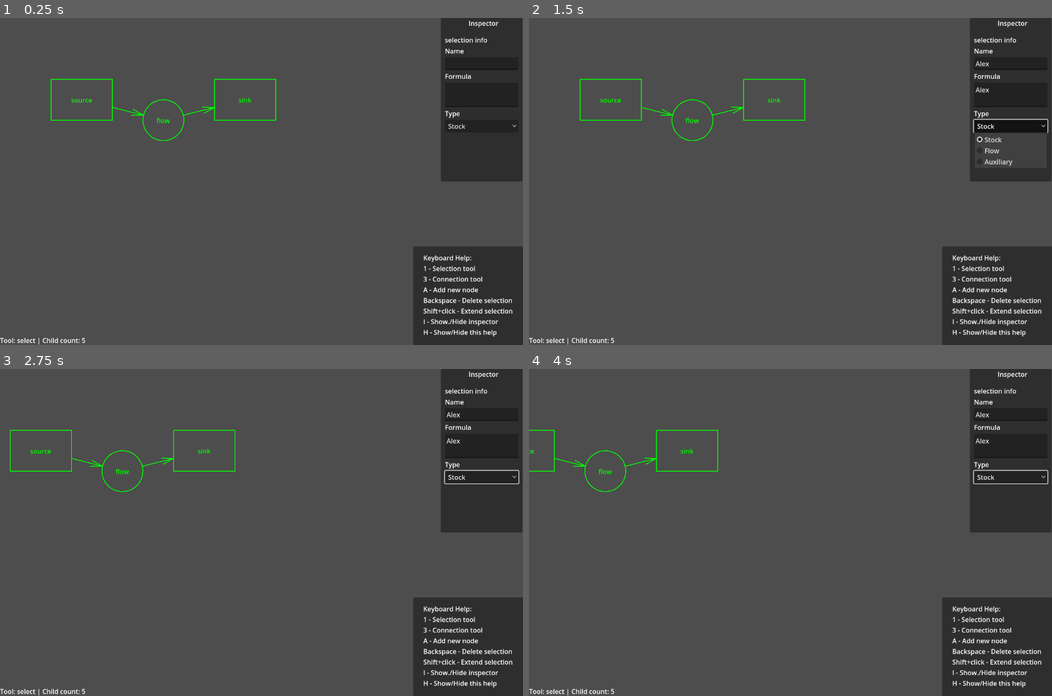
Above: before the commit, frames 1-4 (two rows, left to right).
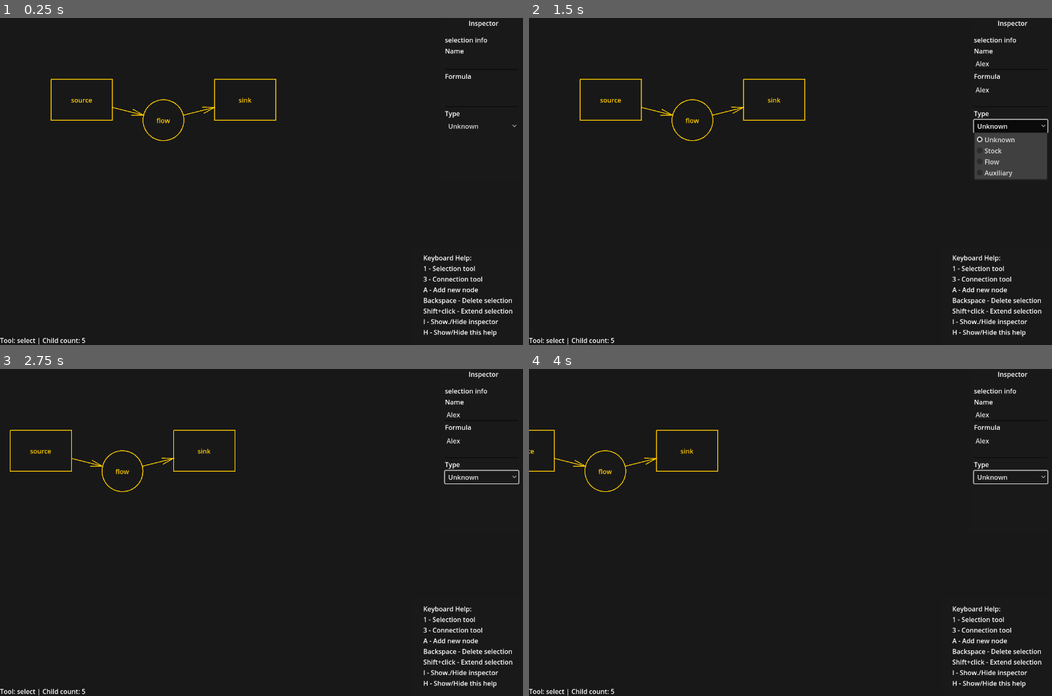
Above: after the commit, the same moments.

Repository: radomirbosak/poietic-playground
Game: Godot game, scene res://main.tscn
Two runs of this game, one before a commit and one after it. Both use one fixed random seed, a clock stepped at 60 frames per second and the inputs below.
Inputs (mouse positions are in pixels of both pictures, inside the frame that each line leads up to):
- Up to frame 1 (0.25 s): no input
- Up to frame 2 (1.5 s): click (1010, 63) at 0.52 s; type "Alex" at 0.6 s; click (1010, 96) at 0.75 s; type "Alex" at 0.83 s; click "Stock" (after the commit: "Unknown") at 1.25 s
- Up to frame 3 (2.75 s): tap Enter at 2 s; move the mouse to (376, 516) at 2.02 s; hold Right (pan-right) from 2.03 s (still down); hold A (add-node) from 2.03 s (still down); click (376, 516) at 2.17 s; tap R (run, bound only after the commit) at 2.3 s
- Up to frame 4 (4 s): release Right (pan-right) at 2.75 s; release A (add-node) at 2.75 s; drag from (685, 548) to (764, 597) at 2.77 s; tap Space at 3.5 s; move the mouse to (842, 460) at 3.52 s; hold Right (pan-right) from 3.53 s (still down); hold A (add-node) from 3.53 s (still down); click (842, 460) at 3.67 s; tap R (run, bound only after the commit) at 3.8 s

The runs differ from the first frame. In frame 1, 86% of the frame differs, in the area x 0-100%, y 0-100%; in frame 2, 86%; in frame 3, 86%; in frame 4, 86%.

Commit message:
Clean-up with unsucessful physics sketch
- Tried sketching physics for nodes, reverted back but kept useful changes.

Diff:
--- /dev/null
+++ b/diagram/circle2d.gd
@@ -0,0 +1,9 @@
+class_name Circle2D extends Node2D
+
+var center := Vector2()
+var radius := 0.0
+var color := Color()
+var width := 2
+
+func _draw() -> void:
+	draw_circle(center, radius, color, false, width)
--- a/diagram/diagram_canvas.gd
+++ b/diagram/diagram_canvas.gd
@@ -1,4 +1,8 @@
 class_name DiagramCanvas extends Node2D
+
+const default_pictogram_color = Color(1.0,0.8,0)
+const default_label_color = Color(1.0,0.8,0)
+const default_selection_color: Color = Color.WHITE
 
 signal selection_changed(selection: Selection)
 
@@ -18,6 +22,7 @@
 
 func _ready():
 	selection.selection_changed.connect(_on_selection_changed)
+
 func _exit_tree():
 	pass
 
@@ -74,19 +79,14 @@
 			children.append(conn)
 	return children
 
-func move_diagram_node(node: DiagramNode, new_position: Vector2):
-	node.position = new_position
-	for connection in get_connections(node):
-		connection.update_shape()
-
 var counter: int = 0
 
 func create_node(type_name: String, new_position: Vector2, label: String) -> DiagramNode:
 	var node: DiagramNode = DiagramNode.new()
-	node.type_name = type_name
 	counter += 1
 	node.name = "diagram_node" + str(counter)
-	node.set_position(new_position)
+	node.type_name = type_name
+	node.position = new_position
 	node.label = label
 	nodes.append(node)
 	add_child(node)
@@ -105,17 +105,26 @@
 
 # Selection
 # ----------------------------------------------------------------
-
-func move_selection(delta: Vector2):
+func begin_drag_selection(mouse_position: Vector2):
 	for node in selection.objects:
 		if node is DiagramNode:
-			var new_position = node.position + delta
-			move_diagram_node(node, new_position)
+			node.is_dragged = true
+
+func drag_selection(move_delta: Vector2):
+	for node in selection.objects:
+		if node is DiagramNode:
+			node.position += move_delta
 		elif node is DiagramConnection:
 			# For now, do nothing (and let the reader of the source know)
 			pass
 		else:
-			push_error("Trying to move invalid node: ", node)
+			push_error("Trying to drag invalid node: ", node)
+
+func finish_drag_selection(final_position: Vector2) -> void:
+	for node in selection.objects:
+		if node is DiagramNode:
+			node.is_dragged = false
+			# node.position = final_position
 
 func delete_selection():
 	for object in selection.objects:
--- a/diagram/diagram_connection.gd
+++ b/diagram/diagram_connection.gd
@@ -1,79 +1,58 @@
 class_name DiagramConnection extends Node2D
 
-const default_line_color = Color.GREEN
-
+# DampedSpringJoint2D
 # Diagram Properties
 var origin: DiagramNode
 var target: Node2D
+var arrow_origin: Vector2 = Vector2()
+var arrow_target: Vector2 = Vector2()
+var previous_origin_pos: Vector2
+var previous_target_pos: Vector2
 
-# Children and Shapes
-var line: Line2D
-var arrow_head: Line2D
-var arrow_tail: Line2D
+# Physics
+# var joint: DampedSpringJoint2D
 
 # Select Tool
 var touchable_outline: PackedVector2Array = []
 var is_selected: bool = false
-var selection_highlight: Node2D = null
 
-# Debug
-var debug_outline_shape: Shape2D
-var debug_outline: Polygon2D
-
-func _ready():
-	line = Line2D.new()
-	line.name = "line"
-	line.default_color = default_line_color
-	line.width = 2.0
-	add_child(line)
-
-	arrow_head = Line2D.new()
-	arrow_head.width = 2.0
-	arrow_head.default_color = default_line_color
-	add_child(arrow_head)
-
-	arrow_tail = Line2D.new()
-	arrow_tail.width = 2.0
-	arrow_tail.default_color = default_line_color
-	add_child(arrow_tail)
-
-	debug_outline = Polygon2D.new()
-	debug_outline.color = Color.RED
-	debug_outline.z_index = -100
-	# add_child(debug_outline)
-
-	selection_highlight = Line2D.new()
-	selection_highlight.width = 2.0
-	add_child(selection_highlight)
-
+func _process(_delta: float) -> void:
+	var new_origin_pos = to_local(origin.global_position)
+	var new_target_pos = to_local(target.global_position)
+	if new_origin_pos != previous_origin_pos or new_target_pos != previous_target_pos:
+		previous_origin_pos = new_origin_pos
+		previous_target_pos = new_target_pos
+		update_arrow()
 
 @warning_ignore("shadowed_variable")
 func set_connection(origin: DiagramNode, target: Node2D):
 	self.origin = origin
 	self.target = target
-	update_shape()
+	# TODO: Physics
+	# if joint == null:
+		#joint = DampedSpringJoint2D.new()
+		#add_child(joint)
+	#if joint != null:
+		#joint.node_a = joint.get_path_to(origin)
+		#joint.node_b = joint.get_path_to(target)
+	update_arrow()
 
 @warning_ignore("shadowed_variable")
 func set_target(target: DiagramNode):
 	self.target = target
-	update_shape()
+	update_arrow()
 
-func update_shape():
+func _draw() -> void:
+	draw_arrow()
+
+func update_arrow():
 	if origin == null or target == null:
 		push_warning("Updating connector shape without origin or target")
 		return
-	line.clear_points()
-
-	var origin_center = to_global(origin.position)
-	var target_center = to_global(target.position)
-
-	var origin_trans = origin.global_transform
-	var target_trans = target.global_transform
+	var origin_center = origin.global_position
+	var target_center = target.global_position
 
 	var origin_inter = ShapeCreator.intersect_line_with_shape(origin_center, target_center, origin.shape, origin.global_transform)
-
-	var arrow_origin: Vector2
-	var arrow_target: Vector2
 
 	if len(origin_inter) >= 1:
 		arrow_origin = to_local(origin_inter[0])
@@ -89,44 +68,29 @@
 	else:
 		arrow_target = to_local(target_center)
 
-	line.add_point(arrow_origin)
-	line.add_point(arrow_target)
+	var polygons = Geometry2D.offset_polyline([arrow_origin, arrow_target], 10, Geometry2D.JOIN_ROUND, Geometry2D.END_ROUND)
+	if len(polygons) >= 1:
+		touchable_outline = polygons[0]
+	else:
+		touchable_outline = []
 
-	var head = ShapeCreator.arrow_points(arrow_origin, arrow_target, ShapeCreator.ArrowHeadType.STICK, 30)
-	arrow_head.clear_points()
-	if len(head) > 0:
-		for point in head:
-			arrow_head.add_point(point)
-		arrow_head.show()
-	else:
-		arrow_head.hide()
+	queue_redraw()
 
-	# Debug Outline
-	#
-	var polygons = Geometry2D.offset_polyline(line.points, 10, Geometry2D.JOIN_ROUND, Geometry2D.END_ROUND)
-	if len(polygons) >= 1:
-		debug_outline.set_polygon(polygons[0])
-		touchable_outline = polygons[0]
+func draw_arrow():
+	draw_line(arrow_origin, arrow_target, DiagramCanvas.default_pictogram_color, 2.0)
 
-	update_highlight()
+	var head_points = ShapeCreator.arrow_points(arrow_origin, arrow_target, ShapeCreator.ArrowHeadType.STICK, 30)
+	if len(head_points) > 0:
+		draw_polyline(head_points, DiagramCanvas.default_pictogram_color, 2.0)
 
-func update_highlight():
 	if is_selected:
-		selection_highlight.clear_points()
-
-		var polygons = Geometry2D.offset_polyline(line.points, 10, Geometry2D.JOIN_ROUND, Geometry2D.END_ROUND)
+		var polygons = Geometry2D.offset_polyline([arrow_origin, arrow_target], 10, Geometry2D.JOIN_ROUND, Geometry2D.END_ROUND)
 		if len(polygons) >= 1:
-			for point in polygons[0]:
-				selection_highlight.add_point(point)
-			self.add_child(selection_highlight)
-		selection_highlight.default_color = Selection.default_selection_color
-		selection_highlight.show()
-	else:
-		selection_highlight.hide()
+			draw_polyline(polygons[0], DiagramCanvas.default_selection_color, 2.0)
 
 func set_selected(flag: bool):
 	self.is_selected = flag
-	update_highlight()
+	queue_redraw()
 
 func contains_point(point: Vector2):
 	var local = to_local(point)
--- a/diagram/diagram_node.gd
+++ b/diagram/diagram_node.gd
@@ -1,19 +1,23 @@
 class_name DiagramNode extends Node2D
+# Physics: extends RigidBody2D
 
-const default_pictogram_color = Color.GREEN
 const default_radius = 50
 const highlight_padding = 5
 
-var type_name: String = "unknown":
-	get:
-		return type_name
+# Node Components (Children)
+var pictogram: Node2D
+var shape: Shape2D
+var label_text: Label
+
+# TODO: Physics
+var collision: CollisionShape2D = CollisionShape2D.new()
+
+@export var type_name: String = "unknown":
 	set(value):
 		type_name = value
 		update_children()
 
-var label: String = "(node)":
-	get:
-		return label
+@export var label: String = "(node)":
 	set(value):
 		label = value
 		update_children()
@@ -21,56 +25,68 @@
 # Select Tool
 var touchable_outline: PackedVector2Array = []
 var is_selected: bool = false:
-	get:
-		return is_selected
 	set(value):
 		is_selected = value
 		update_highlight()
 
+var is_dragged: bool = false
 var selection_highlight: Node2D = null
-
-var pictogram: Node2D
-
-var label_text: Label # = $Label
-var shape: Shape2D
-
-class Circle2D:
-	extends Node2D
-	var center := Vector2()
-	var radius := 0.0
-	var color := Color()
-
-	func _draw() -> void:
-		draw_circle(center, radius, color, false, 2)
+var target_position: Vector2 = Vector2():
+	set(value):
+		# TODO: Remove this for Physics
+		self.position = target_position
 
 func _init():
+	# TODO: Physics
+	# lock_rotation = true
+	# gravity_scale = 0.0
+	# mass = 1.0
+	# linear_damp = 4.0
+
 	shape = CircleShape2D.new()
 	shape.radius = default_radius
 
-	selection_highlight = Circle2D.new()
-	selection_highlight.radius = default_radius + 10
-	selection_highlight.color = Selection.default_selection_color
+	selection_highlight = Node2D.new()
 	selection_highlight.hide()
 
 # Called when the node enters the scene tree for the first time.
 func _ready():
-	add_child(selection_highlight)
+	# add_child(collision)
 	update_children()
+
+
+var last_position: Vector2 = Vector2()
+var is_moved: bool
+
+func _process(_delta):
+	if position != last_position:
+		last_position = position
+		is_moved = true
+
+func set_moved():
+	is_moved = false
+
+var force_strength = 1000
+
+func _physics_process(delta: float) -> void:
+	pass
+	# TODO: Physics
+	#if is_dragged:
+		#if freeze:
+			#global_position = target_position
+		#else:
+			#var direction = (target_position - global_position)
+			#apply_central_force(direction*10)
 
 func bounding_circle_radius() -> float:
 	return shape.radius
 
-func update_children():
-	if pictogram == null:
-		pictogram = Circle2D.new()
-		pictogram.radius = default_radius
-		pictogram.color = default_pictogram_color
-		add_child(pictogram)
+func update_children() -> void:
 	update_pictogram()
 	if label_text == null:
 		label_text = Label.new()
 		self.add_child(label_text)
-		label_text.add_theme_color_override("font_color", Color.GREEN)
+		label_text.add_theme_color_override("font_color", DiagramCanvas.default_label_color)
 
 	if label == null:
 		label_text.text = ""
@@ -92,14 +108,14 @@
 				path.add_point(point)
 			pictogram = path
 			path.width = 2
-			path.default_color = default_pictogram_color
+			path.default_color = DiagramCanvas.default_pictogram_color
 			shape = RectangleShape2D.new()
 			shape.size = Vector2(default_radius*3, default_radius*2)
 			add_child(pictogram)
 		"flow":
 			pictogram = Circle2D.new()
 			pictogram.radius = default_radius
-			pictogram.color = default_pictogram_color
+			pictogram.color = DiagramCanvas.default_pictogram_color
 			shape = CircleShape2D.new()
 			shape.radius = default_radius
 			add_child(pictogram)
@@ -110,6 +126,7 @@
 			shape = CircleShape2D.new()
 			shape.radius = default_radius
 			add_child(pictogram)
+	# collision.shape = shape
 
 func bounding_radius():
 	if shape is RectangleShape2D:
@@ -130,13 +147,13 @@
 		for point in ShapeCreator.rectangle_to_polygon(shape.get_rect().grow(highlight_padding)):
 			hlight.add_point(point)
 		hlight.width = 2
-		hlight.default_color = Selection.default_selection_color
+		hlight.default_color = DiagramCanvas.default_selection_color
 		add_child(hlight)
 		selection_highlight = hlight
 	elif shape is CircleShape2D:
 		var hlight = Circle2D.new()
 		hlight.radius = shape.radius + highlight_padding
-		hlight.color = Selection.default_selection_color
+		hlight.color = DiagramCanvas.default_selection_color
 		add_child(hlight)
 		selection_highlight = hlight
 	else:
@@ -162,12 +179,5 @@
 	var touch_shape: Shape2D = CircleShape2D.new()
 	touch_shape.radius = 10
 	var collision_trans = self.transform.translated(local_point)
+
 	return shape.collide(self.transform, touch_shape, collision_trans)
-
-	if shape is RectangleShape2D:
-		return shape.get_rect().has_point(local_point)
-	elif shape is CircleShape2D:
-		return local_point.distance_to(Vector2.ZERO) <= shape.radius
-	else:
-		push_error("Shapes other than rect or circle are not supported")
-		return false
--- a/diagram/selection.gd
+++ b/diagram/selection.gd
@@ -1,6 +1,4 @@
 class_name Selection extends Object
-
-const default_selection_color: Color = Color.YELLOW
 
 signal selection_changed(selection: Selection)
 
--- a/diagram/shape_creator.gd
+++ b/diagram/shape_creator.gd
@@ -18,6 +18,7 @@
 			var right = line_vector.rotated(-angle).normalized() * length
 			return [head - left, head, head - right]
 		_:
+			push_warning("Unknown arrowhead type: ", type)
 			return []
 
 static func intersect_line_with_shape(point_a: Vector2, point_b: Vector2, shape: Shape2D, shape_transform: Transform2D = Transform2D()) -> PackedVector2Array:
@@ -31,7 +32,6 @@
 
 static func intersect_line_with_rect(point_a: Vector2, point_b: Vector2, rect: Rect2, transform: Transform2D) -> PackedVector2Array:
 	var result:Array[Vector2] = []
-	# var corners: PackedVector2Array = rectangle_to_polygon(rect) * transform
 	var corners: PackedVector2Array = transform * rectangle_to_polygon(rect)
 	var popo = Geometry2D.clip_polyline_with_polygon([point_a, point_b], corners)
 	if len(popo) >= 1:
--- a/inspector/inspector_panel.gd
+++ b/inspector/inspector_panel.gd
@@ -4,6 +4,14 @@
 
 var canvas: DiagramCanvas
 var selection: Selection
+
+func get_type_id(type_name: String):
+	match type_name:
+		"stock": return 1
+		"flow": return 2
+		"auxiliary": return 3
+		_: return 0
+
 
 func _ready():
 	update_known_types()
@@ -12,34 +20,38 @@
 	self.selection = new_selection
 
 	print("Selection changed: ", selection.count(), " nodes selected")
-	var values = selection.get_distinct_values("label")
 
-	if len(values) == 0:
+	var distinct_label = selection.get_distinct_values("label")
+
+	if len(distinct_label) == 0:
 		%NameField.text = ""
-	elif len(values) == 1:
-		%NameField.text = str(values[0])
+	elif len(distinct_label) == 1:
+		%NameField.text = str(distinct_label[0])
 	else:
 		%NameField.text = "(multiple)"
+
+	var distinct_type = selection.get_distinct_values("type_name")
+
+	if len(distinct_type) == 0:
+		%TypeButton.select(%TypeButton.get_item_index(0))
+	elif len(distinct_type) == 1:
+		var type_name = distinct_type[0]
+		var id = get_type_id(type_name)
+		%TypeButton.select(%TypeButton.get_item_index(id))
+		%NameField.text = str(distinct_label[0])
+	else:
+		%TypeButton.select(%TypeButton.get_item_index(0))
+
 
 	pass # Replace with function body.
 
 func update_known_types():
 	%TypeButton.clear()
+	%TypeButton.add_item("Unknown", 0)
 	%TypeButton.add_item("Stock", 1)
-	%TypeButton.add_item("Flow", 1)
-	%TypeButton.add_item("Auxiliary", 1)
-
-func get_property_values(selection: Array[DiagramNode], property: String) -> Array[Variant]:
-	if property != "name":
-		push_error("Only name property can be fetched in this prototype")
-		return []
-	var values: Array[Variant] = []
-
-	for object in selection:
-		if values.find(object.label) == -1:
-			values.append(object.label)
-
-	return values
+	%TypeButton.add_item("Flow", 2)
+	%TypeButton.add_item("Auxiliary", 3)
+	%TypeButton.select(0)
 
 func _on_name_field_text_submitted(new_text):
 	for object in selection.objects:
--- a/inspector/inspector_panel.tscn
+++ b/inspector/inspector_panel.tscn
@@ -63,5 +63,6 @@
 [node name="TypeButton" type="OptionButton" parent="MarginContainer/VBoxContainer"]
 unique_name_in_owner = true
 layout_mode = 2
+item_count = 1
 
 [connection signal="text_submitted" from="MarginContainer/VBoxContainer/NameField" to="." method="_on_name_field_text_submitted"]
--- a/main.gd
+++ b/main.gd
@@ -1,4 +1,8 @@
 extends Node2D
+
+# Simulation
+var is_running: bool = false
+var step: int = 0
 
 # Called when the node enters the scene tree for the first time.
 func _ready():
@@ -22,11 +26,11 @@
 	%InspectorPanel.canvas = $DiagramCanvas
 
 func create_demo():
-	var a = $DiagramCanvas.create_node("stock", Vector2(200, 200), "source")
-	var b = $DiagramCanvas.create_node("flow", Vector2(400, 250), "flow")
-	var c = $DiagramCanvas.create_node("stock", Vector2(600, 200), "sink")
-	$DiagramCanvas.add_connection(a, b)
-	$DiagramCanvas.add_connection(b, c)
+	var a = %DiagramCanvas.create_node("stock", Vector2(200, 200), "source")
+	var b = %DiagramCanvas.create_node("flow", Vector2(400, 250), "flow")
+	var c = %DiagramCanvas.create_node("stock", Vector2(600, 200), "sink")
+	%DiagramCanvas.add_connection(b, c)
+	%DiagramCanvas.add_connection(a, b)
 
 func _unhandled_input(event):
 	if event.is_action_pressed("selection-tool"):
@@ -37,6 +41,8 @@
 		toggle_help()
 	elif event.is_action_pressed("inspector-toggle"):
 		toggle_inspector()
+	elif event.is_action_pressed("run"):
+		toggle_run()
 	elif event.is_action_pressed("add-node"):
 		var mouse_position = get_viewport().get_mouse_position()
 		var new_postion = $DiagramCanvas.to_local(mouse_position)
@@ -45,7 +51,7 @@
 	elif event.is_action_pressed("delete"):
 		$DiagramCanvas.delete_selection()
 
-func _process(delta):
+func _process(_delta):
 	update_status_text()
 
 func update_status_text():
@@ -56,13 +62,13 @@
 	else:
 		text += "(none)"
 
-	text += " | Child count: " + str($DiagramCanvas.get_child_count())
+	text += " | Child count: " + str(%DiagramCanvas.get_child_count())
 	$Gui/StatusText.text = text
 
 func _on_window_resized():
 	var window_size = DisplayServer.window_get_size()
 	var config = ConfigFile.new()
-	var load_result = config.load("user://settings.cfg")
+	config.load("user://settings.cfg")
 	config.set_value("window", "width", window_size.x)
 	config.set_value("window", "height", window_size.y)
 	config.save("user://settings.cfg")
@@ -76,7 +82,7 @@
 		$Gui/HelpPanel.show()
 
 	var config = ConfigFile.new()
-	var load_result = config.load("user://settings.cfg")
+	config.load("user://settings.cfg")
 	config.set_value("help", "visible", $Gui/HelpPanel.visible)
 	config.save("user://settings.cfg")
 
@@ -85,3 +91,6 @@
 		$Gui/InspectorPanel.hide()
 	else:
 		$Gui/InspectorPanel.show()
+
+func toggle_run():
+	pass
--- a/main.tscn
+++ b/main.tscn
@@ -8,6 +8,7 @@
 script = ExtResource("1_2q6io")
 
 [node name="DiagramCanvas" type="Node2D" parent="."]
+unique_name_in_owner = true
 script = ExtResource("2_lulh0")
 
 [node name="Gui" type="Node" parent="."]
--- a/project.godot
+++ b/project.godot
@@ -88,9 +88,15 @@
 "events": [Object(InputEventKey,"resource_local_to_scene":false,"resource_name":"","device":-1,"window_id":0,"alt_press …(192 unchanged characters)…
 ]
 }
+run={
+"deadzone": 0.5,
+"events": [Object(InputEventKey,"resource_local_to_scene":false,"resource_name":"","device":-1,"window_id":0,"alt_pressed":false,"shift_pressed":false,"ctrl_pressed":false,"meta_pressed":false,"pressed":false,"keycode":0,"physical_keycode":82,"key_label":0,"unicode":114,"location":0,"echo":false,"script":null)
+]
+}
 
 [physics]
 
+2d/run_on_separate_thread=true
 2d/default_gravity_vector=Vector2(0, 0)
 
 [rendering]
@@ -98,3 +104,4 @@
 renderer/rendering_method="gl_compatibility"
 renderer/rendering_method.mobile="gl_compatibility"
 textures/vram_compression/import_etc2_astc=true
+environment/defaults/default_clear_color=Color(0.09375, 0.09375, 0.09375, 1)
--- a/tool/canvas_tool.gd
+++ b/tool/canvas_tool.gd
@@ -16,20 +16,20 @@
 		elif event.is_released():
 			input_ended(event, mouse_position)
 			initial_pointer_position = Vector2()
-	elif event is InputEventMouseMotion:
+	elif event is InputEventMouseMotion and event.button_mask == MOUSE_BUTTON_LEFT:
 		input_moved(event, event.relative)
 	elif event.is_canceled():
 		input_cancelled(event)
 		initial_pointer_position = Vector2()
 
-func input_began(event: InputEvent, pointer_position: Vector2):
+func input_began(_event: InputEvent, _pointer_position: Vector2):
 	pass
 
-func input_ended(event: InputEvent, pointer_position: Vector2):
+func input_ended(_event: InputEvent, _pointer_position: Vector2):
 	pass
 
-func input_moved(event: InputEvent, move_delta: Vector2):
+func input_moved(_event: InputEvent, _move_delta: Vector2):
 	pass
 
-func input_cancelled(event: InputEvent):
+func input_cancelled(_event: InputEvent):
 	pass
--- a/tool/connect_tool.gd
+++ b/tool/connect_tool.gd
@@ -14,7 +14,7 @@
 func tool_name() -> String:
 	return "connect"
 
-func input_began(event: InputEvent, pointer_position: Vector2):
+func input_began(_event: InputEvent, pointer_position: Vector2):
 	var candidate = canvas.object_at_position(pointer_position)
 	if candidate is DiagramNode:
 		create_drag_connection(candidate, pointer_position)
@@ -22,7 +22,7 @@
 	else:
 		state = ConnectToolState.EMPTY
 
-func input_ended(event: InputEvent, pointer_position: Vector2):
+func input_ended(_event: InputEvent, pointer_position: Vector2):
 	match state:
 		ConnectToolState.EMPTY:
 			pass
@@ -39,7 +39,7 @@
 			dragging_connection.free()
 			dragging_connection = null
 
-func input_moved(event: InputEvent, move_delta: Vector2):
+func input_moved(_event: InputEvent, move_delta: Vector2):
 	if state == ConnectToolState.CONNECT:
 		dragging_target.position += move_delta
 		dragging_connection.update_shape()
--- a/tool/selection_tool.gd
+++ b/tool/selection_tool.gd
@@ -22,22 +22,25 @@
 		last_pointer_position = pointer_position
 		state = SelectToolState.HIT
 	else:
-		# print("Clearing selection")
 		canvas.selection.clear()
 		state = SelectToolState.SELECT
-		# Initiate rubber band
+		# TODO: Initiate rubber band here
 
 func input_moved(event: InputEvent, move_delta: Vector2):
+	var mouse_position = event.global_position
+	last_pointer_position += move_delta
 	match state:
 		SelectToolState.SELECT:
 			pass
-		SelectToolState.HIT, SelectToolState.MOVE:
-			canvas.move_selection(move_delta)
-			last_pointer_position += move_delta
-			state == SelectToolState.MOVE
+		SelectToolState.HIT:
+			canvas.begin_drag_selection(mouse_position)
+			state = SelectToolState.MOVE
+		SelectToolState.MOVE:
+			canvas.drag_selection(move_delta)
 
-func input_ended(event: InputEvent, mouse_position: Vector2):
+func input_ended(_event: InputEvent, mouse_position: Vector2):
 	state = SelectToolState.EMPTY
+	canvas.finish_drag_selection(mouse_position)
 
-func input_cancelled(event: InputEvent):
+func input_cancelled(_event: InputEvent):
 	pass
Not shown: 1 places in diagram/diagram_node.tscn that only renumber resources
